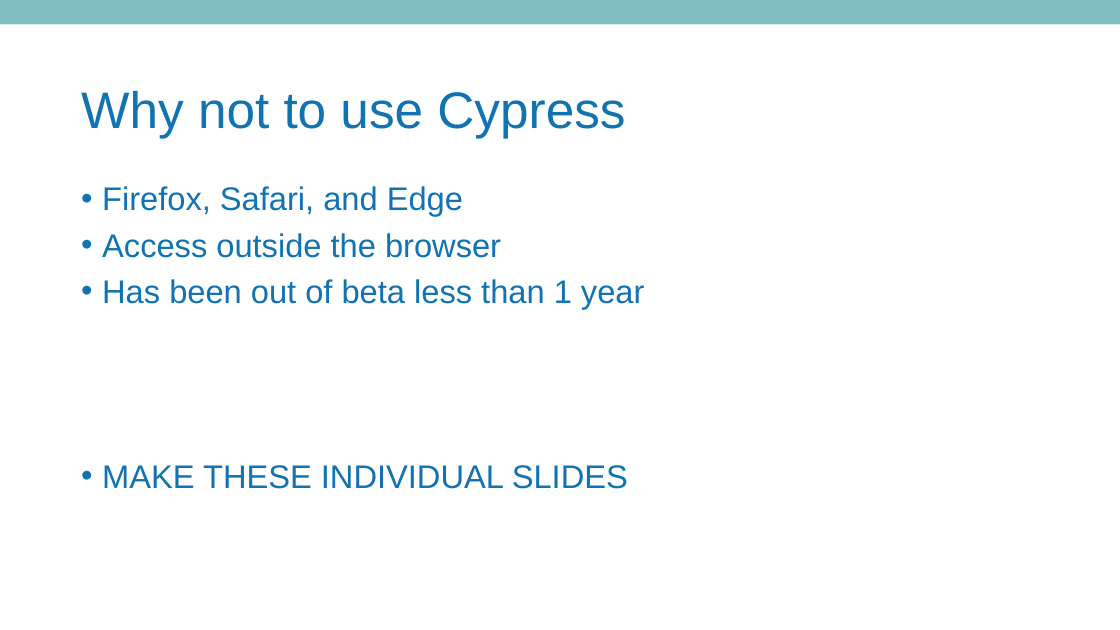
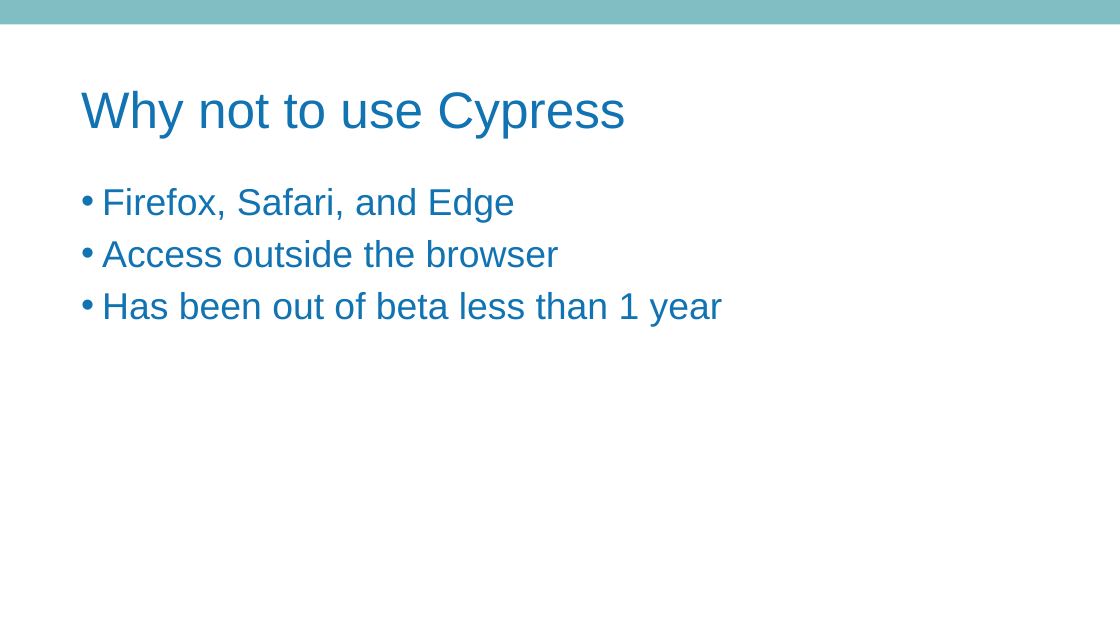
Before and after one commit to MatthewYKnowles/atlanta-code-camp-2019, a slide deck: slide 19 of And Now Seleniums Watch is Ended.pptx. Drawn at 1120x630 pixels with LibreOffice and Linux fonts; fonts in the diff are those of the drawing; background and template pictures are left out. Boxes give left, top, right and bottom in pixels: in the first picture for what was removed or moved away, otherwise in the second. Text is boxed around its words. In the diff, an @@ line names an element or a change of style, - is before the commit and + after.

```diff
--- a/And Now Seleniums Watch is Ended.pptx
+++ b/And Now Seleniums Watch is Ended.pptx
@@ text "Firefox, Safari, and Edge" at [102, 188, 723, 326]: size 28 to 32 pt @@
@@ text at [102, 465, 628, 489]: paragraph removed @@
-• MAKE THESE INDIVIDUAL SLIDES
```
Also in this commit, not shown: 7 other files.
